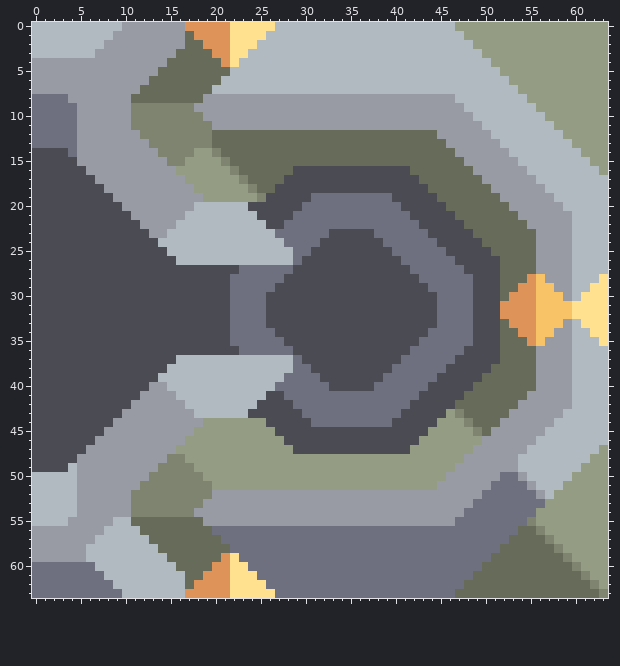
File history of a pixel-art sprite, sprites/blocks/fyoungcha/crafting/crucible-cast/casting-mold.png. The first picture shows the starting point.
The file is 64x64 pixels.
Once edited:
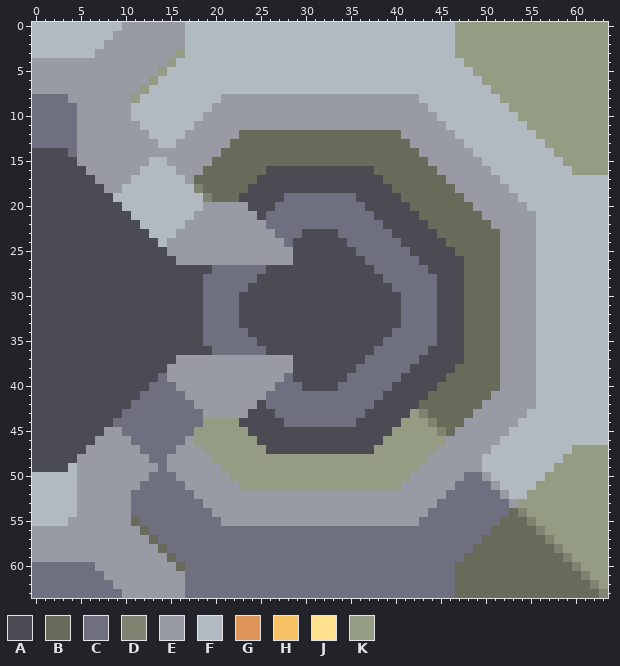
Palette (. is transparent): A #4a4b53  B #676c5a  C #6e7080  D #7e846f  E #989aa4  F #b0bac0  G #de9458  H #f8c266  J #ffe18f  K #959c84
Edits made:
Changed rows in their new state; - is an unchanged pixel.
first column x 6:
 0 -----------FFFFFFFFFF-------------------------------------
 1 -----------FFFFFFFFF---------------------K----------------
 2 -----------FFFFFFFF----------------------KK---------------
 3 ----------KFFFFFFF-----------------------KKK--------------
 4 ---------KFFFFFFF-------------------------KKK-------------
 5 --------KFFFFFFF---------------------------KKK------------
 6 -------KFFFFFFF-----------------------------KKK-----------
 7 ------KFFFFFFF-------------------------------KKK----------
 8 -----KFFFFFFFFF----------------------FFFF-----KKK---------
 9 -----FFFFFFFFF------------------------FFFF-----KKK--------
10 -----FFFFFFFF--------------------------FFFF-----KKK-------
11 -----EFFFFFFEE--------------------------FFFF-----KKK------
12 ------EFFFFEEEEEE------------------EEEE--FFFF-----KKK-----
13 -------EFFEEEEEE--------------------EEEE--FFFF-----KKK----
14 --------EEEEEEE----------------------EEEE--FFFF-----KKK---
15 -------FFEEEEEBB----------------------EEEE--FFFF-----KKK--
16 ------FFFFEEEBBBB---AAA---------BBBB---EEEE--FFFF-----KKK-
17 -----FFFFFFEBBBBBB-AAA-----------BBBB---EEEE--FFFF--------
18 ----FFFFFFFFDBBBBBAAA-------------BBBB---EEEE--FFFF-------
19 ---FFFFFFFFFFDBBBAAA--CCC-----AAAA-BBBB---EEEE--FFFF------
20 ----FFFFFFFF-EEEEE---CCC-------AAAA-BBBB---EEEE--FFFF-----
21 -----FFFFFF-EEEEEEE-CCC---------AAAA-BBBB---EEEE--FFFF----
22 ------FFFF-EEEEEEEEECC-----------AAAA-BBBB---EEEE-FFFF----
23 -------FF-EEEEEEEEEEE---AAA-CCCC--AAAA-BBBB---EEEEFFFF----
24 ---------EEEEEEEEEEEEE-AAA---CCCC--AAAA-BBBB--EEEEFFFF----
25 ---------EEEEEEEEEEEEEEAA-----CCCC--AAAA-BBBB-EEEEFFFF----
26 ----------EEEEEEEEEEEEEA-------CCCC--AAAA-BBBBEEEEFFFF----
27 --------------CCC---AAA---------CCCC--AAAABBBBEEEEFFFF----
28 -------------CCC---AAA-----------CCCC--AAABBBBEEEEFFFF---F
29 -------------CCC--AAA-------------CCCC-AAABBBBEEEEFFFF--FF
30 -------------CCC-AAA---------------CCCCAAABBBBEEEEFFFF-FFF
31 -------------CCC-AAA---------------CCCCAAABBBBEEEEFFFFFFFF
32 -------------CCC-AAA---------------CCCCAAABBBBEEEEFFFFFFFF
33 -------------CCC-AAA---------------CCCCAAABBBBEEEEFFFF-FFF
34 -------------CCC--AAA-------------CCCC-AAABBBBEEEEFFFF--FF
35 -------------CCC---AAA-----------CCCC--AAABBBBEEEEFFFF---F
36 --------------CCC---AAA---------CCCC--AAAABBBBEEEEFFFF----
37 ----------EEEEEEEEEEEEEA-------CCCC--AAAA-BBBBEEEEFFFF----
38 ---------EEEEEEEEEEEEEEAA-----CCCC--AAAA-BBBB-EEEEFFFF----
39 --------CEEEEEEEEEEEEE-AAA---CCCC--AAAA-BBBB--EEEEFFFF----
40 -------CCCEEEEEEEEEEE---AAA-CCCC--AAAA-BBBB---EEEEFFFF----
41 ------CCCCCEEEEEEEEECC-----------AAAA-BBBB---EEEE-FFFF----
42 -----CCCCCCCEEEEEEE-CCC---------AAAA-BBBB---EEEE--FFFF----
43 ----CCCCCCCCCEEEEE---CCC-------AAAA-KDBBBB-EEEE--FFFF-----
44 ---CCCCCCCCCC----AAA--CCC-----AAAA-KKKDBBBEEEE--FFFF------
45 ----CCCCCCCC------AAA-------------KKKK-DBEEEE--FFFF-------
46 -----CCCCCCE-------AAA-----------KKKK---EEEE--FFFF--------
47 ------CCCCEEE-------AAA---------KKKK---EEEE--FFFF-----KKK-
48 -------CCEEEEE------------------------EEEE--FFFF-----KKK--
49 --------CEEEEEE----------------------EEEE---FFFF----KKK---
50 -------CCCEEEEEE--------------------EEEE--CC-FFFF--KKK----
51 ------CCCCCEEEEEE------------------EEEE--CCCCEFFFFKKK-----
52 -----CCCCCCCEE--------------------------CCCC--EFFKKK------
53 -----CCCCCCCC--------------------------CCCC----EKKK-------
54 -----CCCCCCCCC------------------------CCCC-----BDK--------
55 ---EE-CCCCCCCCC----------------------CCCC-----BBB---------
56 --EEEE-CCCCCCC-------------------------------BBB----------
57 -EEEEEE-CCCCCCC-----------------------------BBB-----------
58 EEEEEEEE-CCCCCCC---------------------------BBB------------
59 EEEEEEEEE-CCCCCCC-------------------------BBB-------------
60 -EEEEEEEEE-CCCCCCC-----------------------BBB--------------
61 --EEEEEEEEECCCCCCCC----------------------BB---------------
62 ---EEEEEEEECCCCCCCCC---------------------B----------------
63 ----EEEEEEECCCCCCCCCC-------------------------------------
